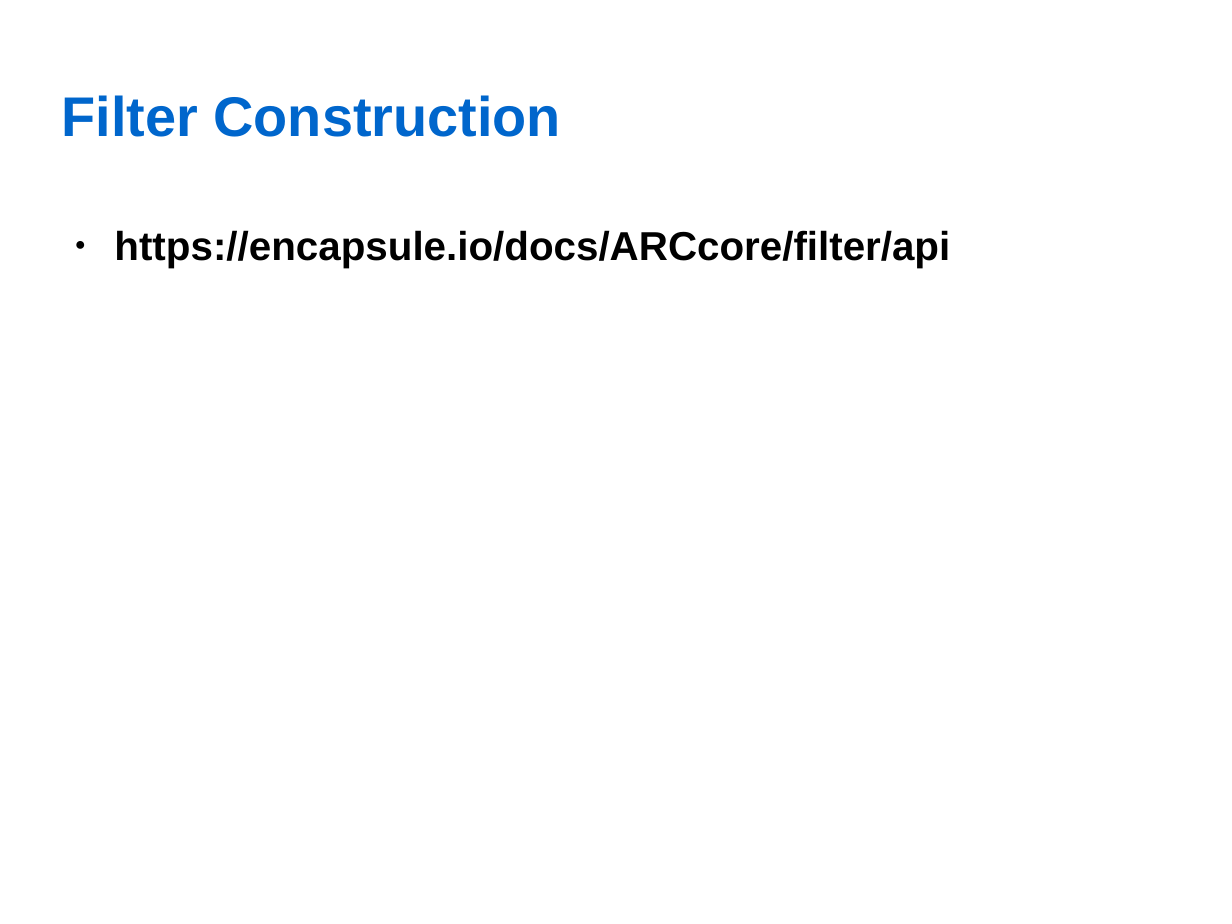
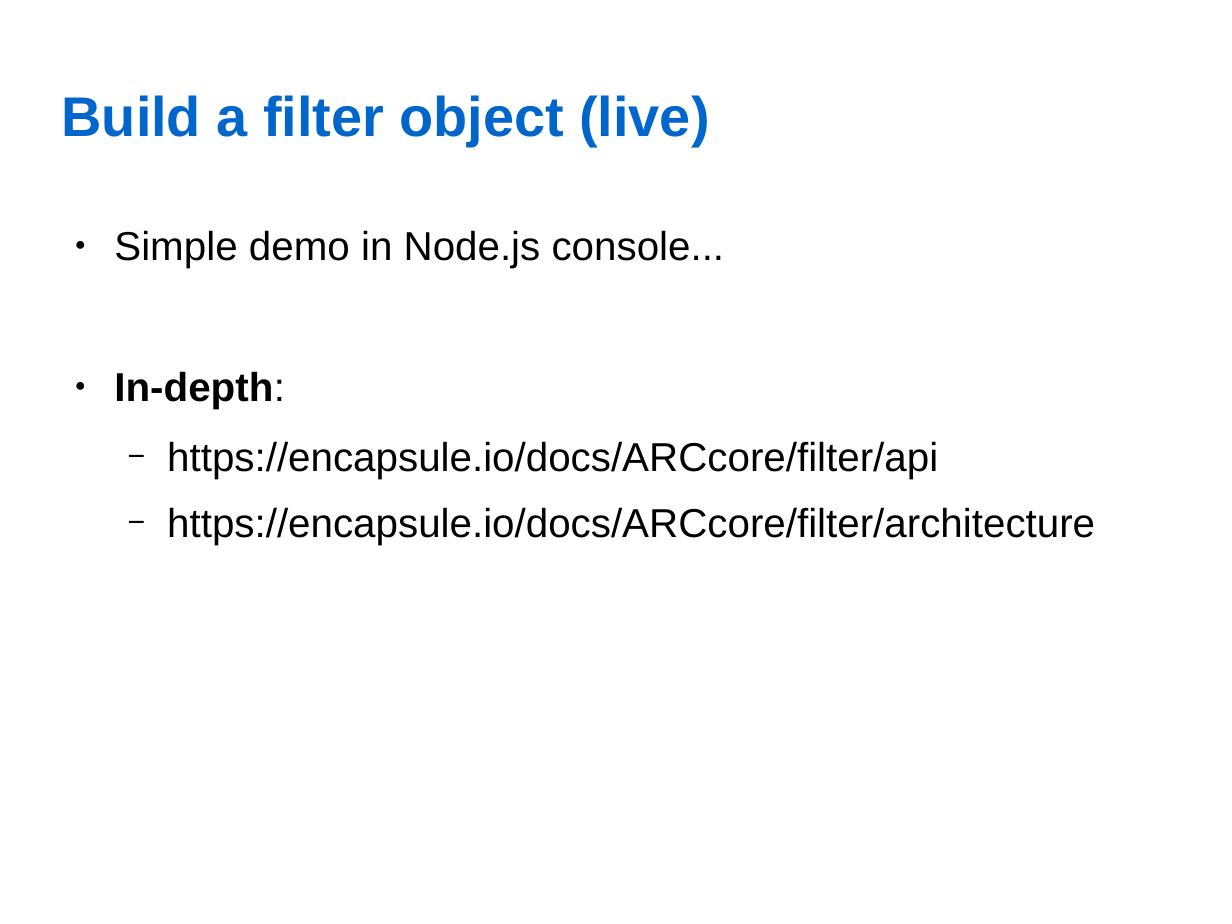
Before and after one commit to Encapsule-Annex/seattlejs-meetup-2017-may-filter-lib, a slide deck: slide 7 of SeattleJS-2017.05.11-ARCcore.filter.odp (slide 5 before the commit). Drawn at 1232x924 pixels with LibreOffice and Linux fonts; fonts in the diff are those of the drawing; background and template pictures are left out. Boxes give left, top, right and bottom in pixels: in the first picture for what was removed or moved away, otherwise in the second. Text is boxed around its words. In the diff, an @@ line names an element or a change of style, - is before the commit and + after.

```diff
--- a/SeattleJS-2017.05.11-ARCcore.filter.odp
+++ b/SeattleJS-2017.05.11-ARCcore.filter.odp
@@ title at box(62, 95, 709, 146): text changed @@
-Filter Construction
+Build a filter object (live)
@@ text at box(114, 230, 725, 409): paragraphs added @@
+● Simple demo in Node.js console...
+● In-depth:
@@ text at box(167, 441, 938, 479): bold off in "https://encapsule.io/docs/ARCcore/filter/api"; bullet ● to −; list level 1 to 2 in "https://encapsule.io/docs/ARCcore/filter/api" @@
@@ text at box(167, 507, 1095, 545): paragraph added @@
+  − https://encapsule.io/docs/ARCcore/filter/architecture
```
Also in this commit, not shown: 4 other slides changed, 5 slides added, 3 slides removed.
